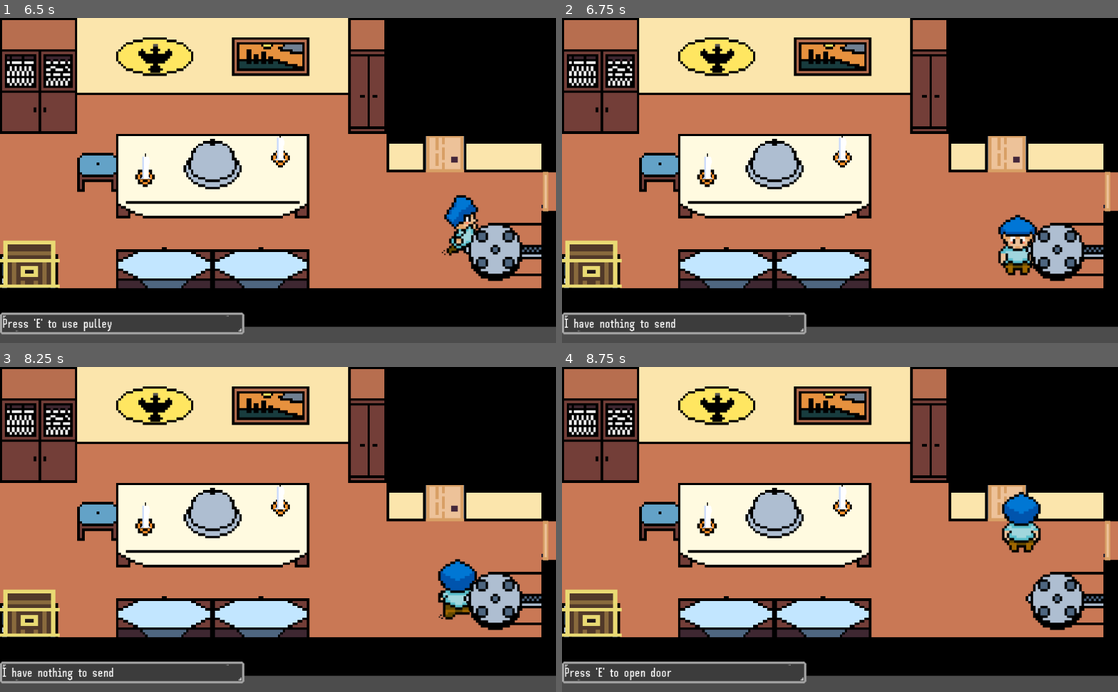
Above: before the commit, frames 1-4 (two rows, left to right).
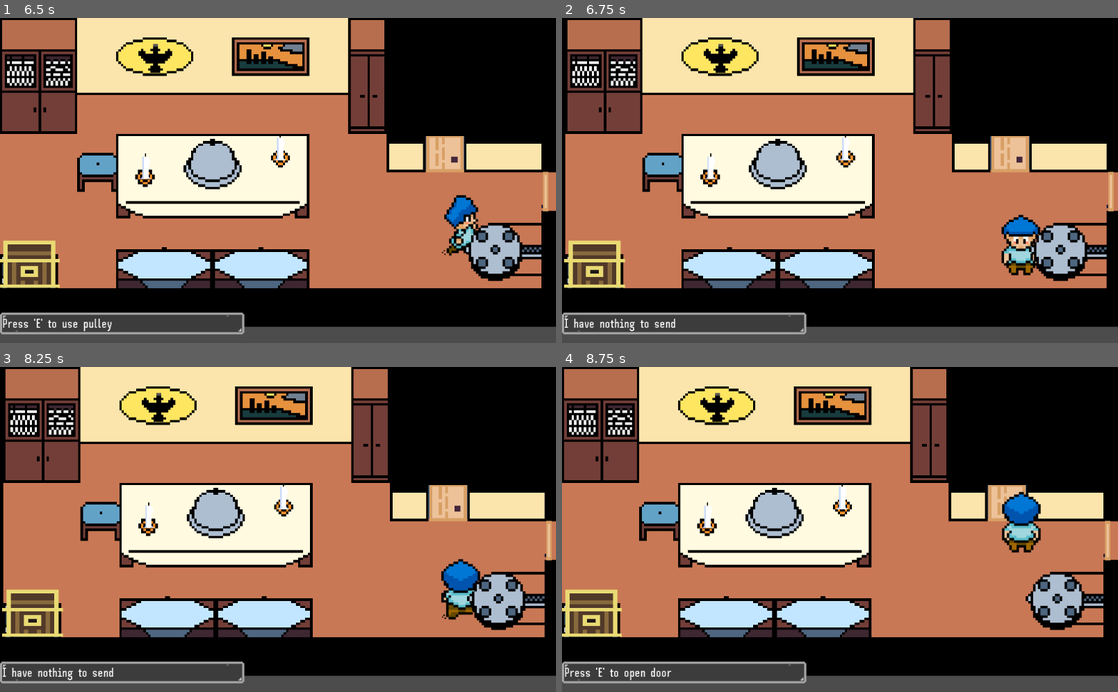
Above: after the commit, the same moments.

Repository: Archeologits/Fourgotten
Game: Godot game, scene res://Main.tscn
The game is run twice, just before and just after one commit, with the same random seed, the same clock (stepped at 60 frames per second) and the same inputs.
Inputs:
- Up to frame 1 (6.5 s): click "New Game" at 0.5 s; click "New Game" at 1.25 s; click "Continue" at 2 s; click "Continue" at 2.75 s; click "Options" at 3.5 s; click "Apply Changes" at 4.25 s; click "Back" at 5 s; tap Enter at 5.75 s; hold Right (ui_right) from 5.78 s (still down); hold E (interact) from 5.78 s (still down)
- Up to frame 2 (6.75 s): release Right (ui_right) at 6.53 s; release E (interact) at 6.53 s; hold Down (ui_down) from 6.53 s (still down); tap E (interact) at 6.6 s
- Up to frame 3 (8.25 s): release Down (ui_down) at 7.28 s; hold Right (ui_right) 7.28-8.03 s; hold E (interact) 7.28-8.03 s; hold Up (ui_up) from 8.03 s (still down); tap E (interact) at 8.1 s
- Up to frame 4 (8.75 s): keep holding Up (ui_up)

Frame 1 is identical in both runs. In frame 2, 9.0% of the frame differs, in the area x 0-100%, y 0-84%; in frame 3, 8.9%; in frame 4, nothing differs.

Commit message:
Main performance improved

Diff:
--- a/Main.gd
+++ b/Main.gd
@@ -3,34 +3,34 @@
 # Member variables
 export var room_count : int = 4
 export var player_count : int = 3
-export var number_of_shakes : int = 3
-export var shake_intensity : int = 10
-export var shake_break : int = 1
-export var shake_time : float = 0.5
+export var number_of_shakes = 3
+export var shake_intensity = 10
+export var shake_break = 1
+export var shake_time = 0.5
 
 onready var popup : PopupDialog = $HUD/Popup
 onready var black_screen : BlackScreen = $BlackScreen
+onready var canvas_trans := get_viewport().get_canvas_transform()
+
+var player3 : Player = preload("res://entities/player3/Player3.tscn").instance()
+var player4 : Player = preload("res://entities/player4/Player4.tscn").instance()
 
 var players : Array = []
 var rooms : Array = []
 var current_player : int = -1
 var current_room : int = -1
 var previous_room : int = -1
-
-var player3 : Player = preload("res://entities/player3/Player3.tscn").instance()
-var player4 : Player = preload("res://entities/player4/Player4.tscn").instance()
 var merges : int = 0
 
 var shake_mode : bool = false
-onready var clock : int = 0
-var shake_start : int = 0
-var last_shake_end : int = 0
+var shake_start : float = 0
+var clock : float = 0
 
 #===============================================================================
 # Switching players
 #===============================================================================
 
-func _ready():
+func _ready() -> void:
   for i in range(player_count):
     players.append(get_node("Player" + str(i)))
   for i in range(room_count):
@@ -51,10 +51,10 @@
       switch_to_player(i)
       black_screen.unfade()
 
-func switch_to_player(i):
+func switch_to_player(i : int) -> void:
   for j in range(player_count): # Ensure all other players are false
     players[j].current = false
-  if i == -1:
+  if i == -1: # Used by end-screen to "incapacitate" all players
     return
   players[i].current = true
   current_player = i
@@ -98,20 +98,11 @@
 func _process(delta : float):
   clock += delta
   current_room = get_room(players[current_player].position)
+  # Change viewport and background music
   if current_room != previous_room:
     previous_room = current_room
+    switch_to_room(current_room)
     Sounds.playbgm(current_room)
-#  if Globals.data[current_player]["room"] != room:
-#    Globals.data[current_player]["room"] = room
-  var rect = rooms[current_room]
-  var screen_size = get_viewport().size
-  var canvas_trans = get_viewport().get_canvas_transform()
-  var expand_ratio = \
-    min(screen_size.x / rect.size.x, \
-        screen_size.y / rect.size.y)
-  canvas_trans.x.x = expand_ratio
-  canvas_trans.y.y = expand_ratio
-  canvas_trans.origin = -rect.position * expand_ratio
 
   if shake_mode:
     if clock - shake_start <= shake_time:
@@ -127,10 +118,16 @@
       return i
   return previous_room
 
-func screen_shake() -> bool:
+func switch_to_room(i : int) -> void:
+  var screen_size = get_viewport().size
+  var expand_ratio = \
+    min(screen_size.x / rooms[i].size.x, \
+        screen_size.y / rooms[i].size.y)
+  canvas_trans.x.x = expand_ratio
+  canvas_trans.y.y = expand_ratio
+  canvas_trans.origin = -rooms[i].position * expand_ratio
+
+func screen_shake() -> void:
   if clock - shake_start > shake_break + shake_time:
     shake_mode = true
     shake_start = clock
-    return true
-  else:
-    return false
--- a/Util.gd
+++ b/Util.gd
@@ -63,9 +63,11 @@
   if inventory.has(tool_name):
     var sprite : TextureRect = inventory.get(tool_name)
     current_scene.get_node("HUD/Inventory").remove_child(sprite)
+    inventory.erase(tool_name)
     sprite.queue_free()
 
 func update_inventory() -> void:
+  inventory.clear()
   for sprite in current_scene.get_node("HUD/Inventory").get_children():
     current_scene.get_node("HUD/Inventory").remove_child(sprite)
     sprite.queue_free()
